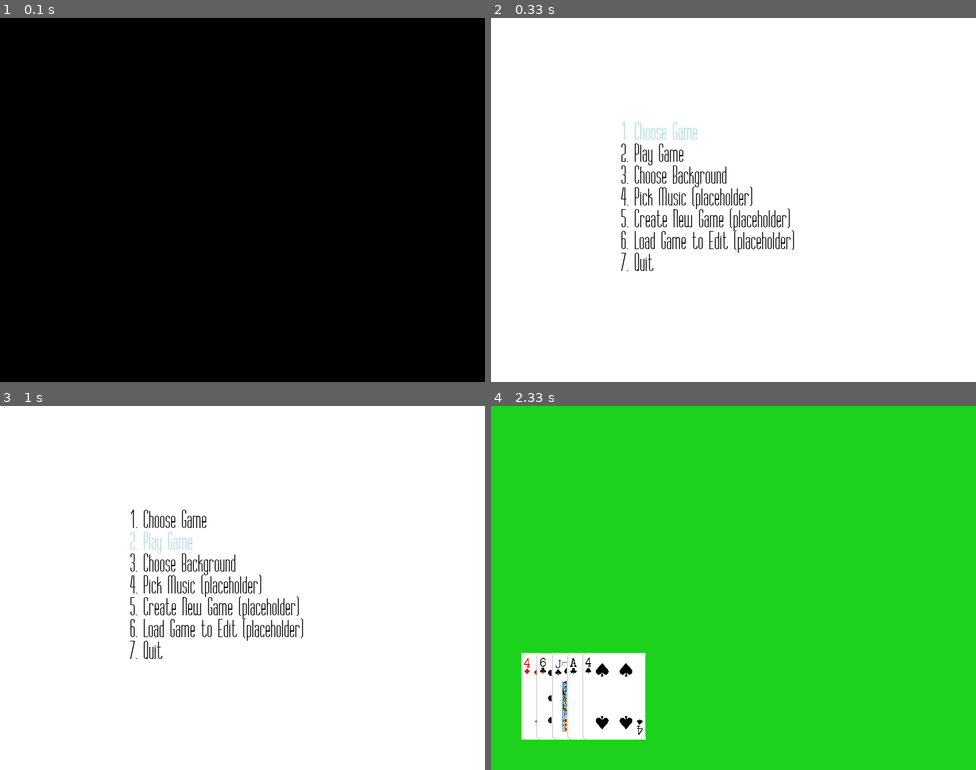
Above: before the commit, frames 1-4 (two rows, left to right).
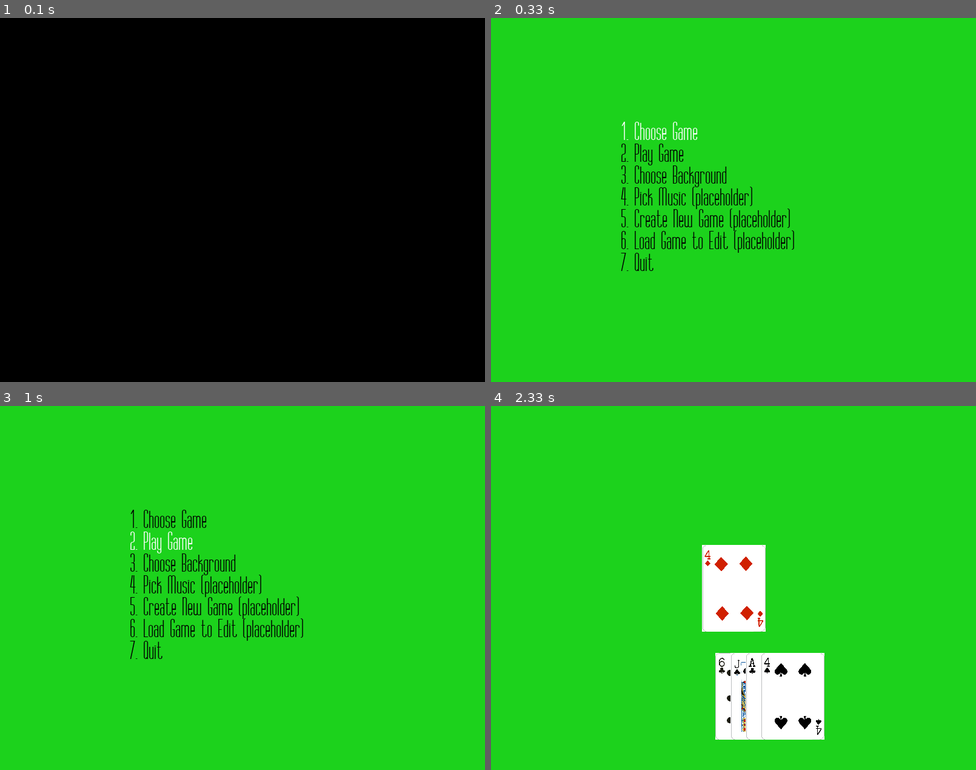
Above: after the commit, the same moments.

Repository: tkim949/card_game_template
Game: pygame game, started from card_game.py
Same seed, same stepped clock (60 frames per second), same inputs: the game is played once before the commit and once after it.
Inputs (mouse positions are in pixels of both pictures, inside the frame that each line leads up to):
- Up to frame 1 (0.1 s): no input
- Up to frame 2 (0.33 s): no input
- Up to frame 3 (1 s): hold Down from 0.83 s (still down)
- Up to frame 4 (2.33 s): release Down at 1.3 s; tap Enter at 1.33 s; press the mouse at (835, 682) at 1.77 s; move the mouse to (743, 573) at 1.87 s; move the mouse to (655, 467) at 1.97 s; release the mouse at (655, 467) at 2 s; press the mouse at (733, 697) at 2.17 s; move the mouse to (680, 700) at 2.27 s

Frame 1 is identical in both runs. In frame 2, 100% of the frame differs, in the area x 0-100%, y 0-100%; in frame 3, 100%; in frame 4, 15%.

Commit message:
Working:  - card sprite, click n move  - card placement on screen
To do:
    fix bug on click n move

Diff:
--- a/card_game.py
+++ b/card_game.py
@@ -1,7 +1,6 @@
 import pygame
 from pygame import mixer
-import os
-# from os import path
+from os import path
 from cards_deck import *
 
 '''
@@ -13,13 +12,13 @@
 '''
 
 """
-project scope variables
-"""
-__file__ = os.path.abspath(__file__)
+Global Variables
+"""
+__file__ = path.abspath(__file__)
 SIZE = WIDTH, HEIGHT = 800, 600
 FPS = 10
 GREENDARK = (0, 255, 0)
-# BLUE = (0, 0, 255)
+PURE_BLUE = (0, 0, 255)
 BLACK = (0, 0, 0)
 WHITE = (255, 255, 255)
 GREEN = (28, 210, 28)
@@ -27,15 +26,20 @@
 RED = (255, 144, 144)
 
 # set paths to game folder / directory
-game_path = os.path.dirname(__file__)
+game_path = path.dirname(__file__)
 # direct 'backgrounds' folder path
-bkg_path = os.path.join(game_path, "backgrounds")
-menu_path = os.path.join(game_path, "menu")
+bkg_path = path.join(game_path, "backgrounds")
+menu_path = path.join(game_path, "menu")
+
+# for placing cards on the screen, and ability to move via sprite class
+all_sprites = pygame.sprite.Group()
+card_spacing = 25
+cards = []
 
 # initialize and create window
 pygame.init()
 pygame.mixer.init()  # sound stuff
-screen = pygame.display.set_mode((WIDTH, HEIGHT))
+screen = pygame.display.set_mode(SIZE)
 pygame.display.set_caption("Awesome Card Game")
 clock = pygame.time.Clock()
 
@@ -43,11 +47,13 @@
 modernImg = pygame.image.load("Cards/cardO/h13.png").convert()
 classicImg = pygame.image.load("Cards/cardN/h13.png").convert()
 
+choose = 0  # used in music_choose()
+
 """
 SECTION A: Menu
 """
-solid_color_choice = WHITE
-background_image_choice = False
+solid_color_choice = GREEN  # default
+background_image_choice = False  # default to start
 
 # Font definitions
 font_size = 36
@@ -97,8 +103,6 @@
     menuTextSurf = font.render("menu display", True, font_color)
     menuTextRect = menuTextSurf.get_rect()
 
-    # make loop
-    # print("running menu")
     while menu_on:
         for event in pygame.event.get():
             # Quit option
@@ -142,8 +146,6 @@
         pygame.display.flip()
         clock.tick(FPS)
 
-    # Menu Reaction to key strokes
-
 
 def set_background_solid():
     global solid_color_choice
@@ -152,7 +154,7 @@
     # 2. Green
     # 3. Blue
     # 4. Red
-    solid_background_choice = display_menu(os.path.join(menu_path, "background_solid_choices.txt"))
+    solid_background_choice = display_menu(path.join(menu_path, "background_solid_choices.txt"))
 
     if (solid_background_choice == 1):
         solid_color_choice = WHITE
@@ -176,17 +178,17 @@
     # 1. Cave
     # 2. Space
     # 3. Viking
-    artwork_background_choice = display_menu(os.path.join(menu_path, "background_artwork_choices.txt"))
+    artwork_background_choice = display_menu(path.join(menu_path, "background_artwork_choices.txt"))
 
     if (artwork_background_choice == 1):
         # if the choice is campfire
-        background_image_choice = pygame.image.load(os.path.join(bkg_path, "campfire.png")).convert()
+        background_image_choice = pygame.image.load(path.join(bkg_path, "campfire.png")).convert()
     elif (artwork_background_choice == 2):
         # if the choice is space
-        background_image_choice = pygame.image.load(os.path.join(bkg_path, "space.jpg")).convert()
+        background_image_choice = pygame.image.load(path.join(bkg_path, "space.jpg")).convert()
     elif (artwork_background_choice == 3):
         # if the choice is vikings
-        background_image_choice = pygame.image.load(os.path.join(bkg_path, "vikings.png")).convert()
+        background_image_choice = pygame.image.load(path.join(bkg_path, "vikings.png")).convert()
 
     print(background_image_choice)
 
@@ -267,9 +269,6 @@
         return False
 
 
-choose = 0
-
-
 def music_choose():
     run = True
     music1 = buttonM((GREENDARK), 150, 100, 250, 100, 'Adventure')
@@ -278,7 +277,7 @@
 
     while run:
         global choose
-        screen.fill(GREEN)
+        set_game_background()
         dictText1 = pygame.font.SysFont("comicsansms", 40)
         Textsurf, Textrect = makeText("Choose Your Music!", dictText1)
         Textrect.move_ip(150, 50)
@@ -323,13 +322,25 @@
                 if music1.isClick(mouse1) or music2.isClick(mouse1) or music3.isClick(mouse1):
                     pickSound = mixer.Sound("Pickup_Coin100.wav")
                     pickSound.play()
-                    # card_choose()
                     run = False
 
 
 """
 SECTION C: Card layout
 """
+
+
+class CardSprite(pygame.sprite.Sprite):
+    def __init__(self, img, pos):
+        """
+
+        :param img:
+        :param pos: horizontal point for the bottom left corner of a card
+        """
+        pygame.sprite.Sprite.__init__(self)
+        self.image = img
+        self.rect = self.image.get_rect()
+        self.rect.bottomright = pos
 
 
 # Refactoring from card_choose() and now I can use this for other texts also!!!
@@ -364,12 +375,10 @@
                 pygame.quit()
                 quit()
 
-        screen.fill(GREEN)
+        set_game_background()
 
         dictText = pygame.font.SysFont("comicsansms", 70)
         TextSurf, TextRect = makeText("Choose Your Card!", dictText)
-        # TextSurf = dictText.render("Choose Your Card!", True, BLACK)
-        # TextRect = TextSurf.get_rect()
         TextRect.move_ip(150, 100)
         screen.blit(TextSurf, TextRect)
         screen.blit(modernImg, (150, 200))
@@ -398,20 +407,22 @@
     createDeck(adeck)
 
 
-cards = []
-
-
 # create deck. you can change the number of cards by changing the range.
 def createDeck(adeck):
     adeck = adeck.shuffled_deck()
-    # card_j = adeck[0].get_img()
-    for c in range(0, 5):
+    for c in range(0, 50):
         cards.append(pygame.transform.scale(adeck[c].get_img(), (105, 143)))
-    # cards.append(pygame.transform.scale(adeck[1].get_img(), (105, 143)))
-    # cards.append(pygame.transform.scale(adeck[2].get_img(), (105, 143)))
 
     play()  # starts the game
     return adeck
+
+
+def place_user_card(count):
+    start = (count // 2) * card_spacing
+    print('start wid:', start)
+    for i in range(count):
+        card_offset = (WIDTH / 2) + (start + (card_spacing * i))
+        all_sprites.add(CardSprite(cards[i], (card_offset, 550)))
 
 
 def play():
@@ -421,37 +432,40 @@
      pressing the close window button brings it back to main screen
     """
     running = True
+    place_user_card(5)
 
     while running:
         # keep loop running at the right speed
         clock.tick(FPS)
+
         # A) Process input (events)
-
         for event in pygame.event.get():
             # check for closing window
             if event.type == pygame.QUIT:
                 running = False
+            elif event.type == pygame.MOUSEBUTTONDOWN:
+                for card in all_sprites:
+                    if card.rect.collidepoint(event.pos):
+                        card.rect.center = WIDTH // 2, HEIGHT // 2
+                        break
 
         # B) Update
+        all_sprites.update()
 
         # C) Render
-
-        screen.fill(GREEN)
-
-        for c in range(0, 5):
-            screen.blit(cards[c], (50 + 25 * c, 407))
-        # screen.blit(cards[1], (75, 407))
-        # screen.blit(cards[2], (100, 407))
-        # after rendering everything, flip. must b done last. double buffering
+        set_game_background()
+        all_sprites.draw(screen)
         pygame.display.flip()
         clock.tick(FPS)
 
 
+"""
+MENU LOOP, runs at the start of the program
+"""
 running = True
 while running:
-    # Display menu
     clock.tick(FPS)
-    game_state = display_menu(os.path.join(menu_path, "menu.txt"))
+    game_state = display_menu(path.join(menu_path, "menu.txt"))
 
     # Games States - MUST align with what is in "menu.txt"
     #	1. Choose Game
@@ -470,7 +484,7 @@
         card_choose()
     elif (game_state == 3):
         print("choosing background")
-        background_choice = display_menu(os.path.join(menu_path, "background_menu.txt"))
+        background_choice = display_menu(path.join(menu_path, "background_menu.txt"))
         print(background_choice)
         if (background_choice == 1):
             set_background_solid()
@@ -486,20 +500,3 @@
     elif (game_state == 7):
         print("Quiting game")
         quit()
-
-# Wait for input
-
-quit()
-# Game logic
-# Win logic
-# Lose logic
-# menu logic
-
-# Render
-
-# Background color
-# set_game_background()
-
-
-# Refresh (after draw)
-# pygame.display.flip()
